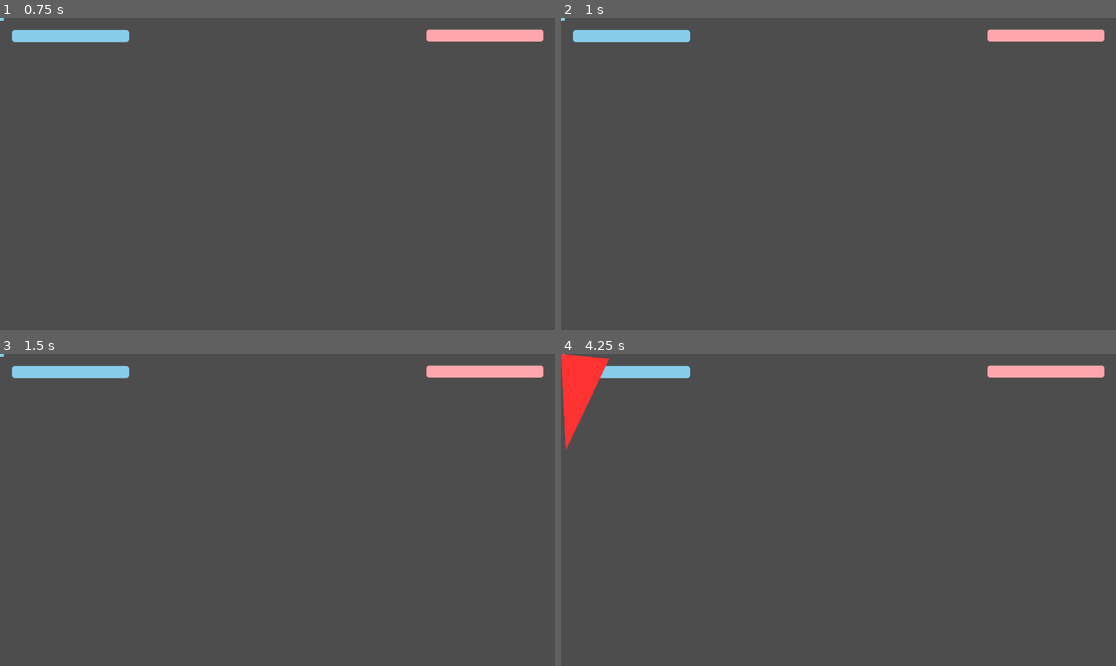
Above: before the commit, frames 1-4 (two rows, left to right).
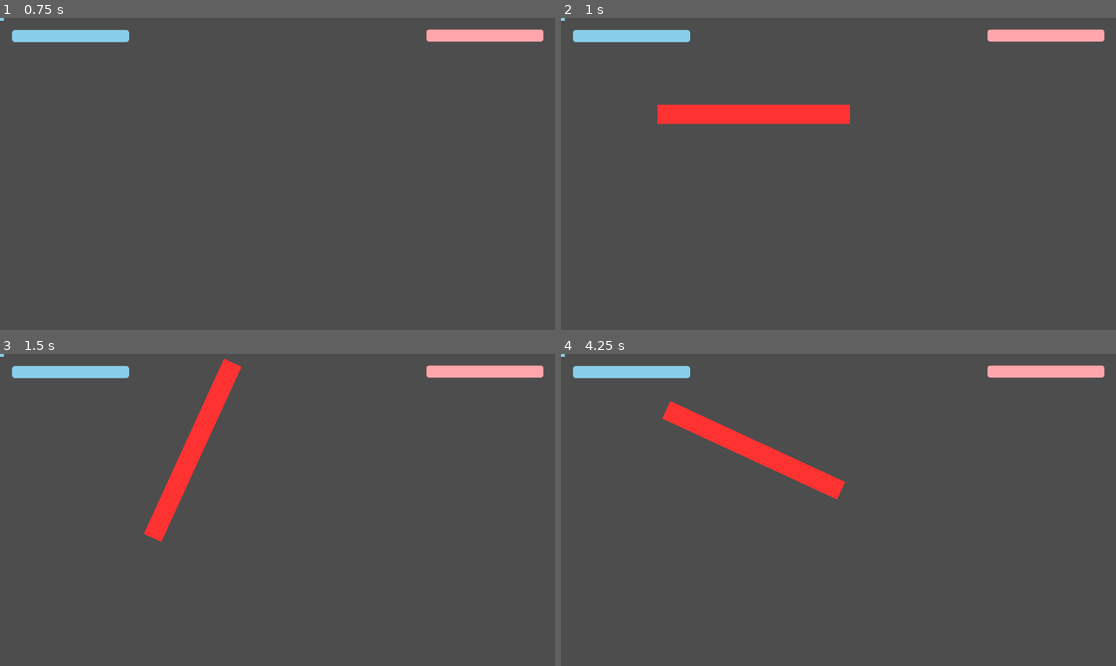
Above: after the commit, the same moments.

Repository: Sosenteam/sa-bullet-hell
Game: Godot game, scene res://levels/testing_level.tscn
The game is run twice, just before and just after one commit, with the same random seed, the same clock (stepped at 60 frames per second) and the same inputs.
Inputs:
- Up to frame 1 (0.75 s): tap Enter at 0.5 s
- Up to frame 2 (1 s): no input
- Up to frame 3 (1.5 s): no input
- Up to frame 4 (4.25 s): no input

Frame 1 is identical in both runs. In frame 2, 2.2% of the frame differs, in the area x 17-53%, y 27-35%; in frame 3, 2.2%; in frame 4, 3.5%, in the area x 0-52%, y 0-47%.

Commit message:
MADE HITSHAPES WORK

Diff:
--- a/hit_management/hit_shape.gd
+++ b/hit_management/hit_shape.gd
@@ -7,7 +7,8 @@
 	set_collision_mask_value(1,false)
 
 func remove():
-	queue_free()
+	$Polygon2D.set_polygon([])
+	$CollisionPolygon2D.set_polygon([])
 
 func set_verts(verts:PackedVector2Array):
 	print("hitshape verts set to ",verts)
--- a/levels/testing_level.gd
+++ b/levels/testing_level.gd
@@ -1,6 +1,8 @@
 extends Node2D
 
 @onready var manager = $Manager
+
+var shapes: Array[Node2D] = []
 
 func _ready() -> void:
 	print("played test")
@@ -14,6 +16,10 @@
 	pass
 
 func play():
+	shapes = []
+	for i in 5:
+		shapes.append(manager.create_shape())
+
 	var level = get_parent().create_tween()
 	level.tween_interval(1)
 	#level.tween_callback(manager.create_horizontal_wipe.bind(50,100,75,800,1))
@@ -22,15 +28,8 @@
 	#level.tween_callback(manager.create_horizontal_wipe.bind(800,100,-75,50,1))
 	#level.tween_interval(8)
 	#level.tween_callback(manager.create_vertical_wipe.bind(0,30,30,800,0.5))
-	var shape_test = [null]
-	level.tween_callback(func():
-		print("creating shape")
-		shape_test[0] = manager.create_shape()
-		print(shape_test[0])
-	)
-	level.tween_interval(3)
-	level.tween_callback(func():
-		print(shape_test[0])
-		shape_test[0].set_verts([Vector2(0,0),Vector2(100,10),Vector2(10,200)])
-	)
-	level.tween_interval(5)
+
+	level.tween_callback(shapes[0].set_verts.bind([Vector2(-200,-20),Vector2(-200,20),Vector2(200,20),Vector2(200,-20)]))
+	level.tween_callback(shapes[0].set_position.bind(Vector2(400,200)))
+	level.tween_property(shapes[0],"rotation",20,5)
+	level.tween_callback(shapes[0].remove)
